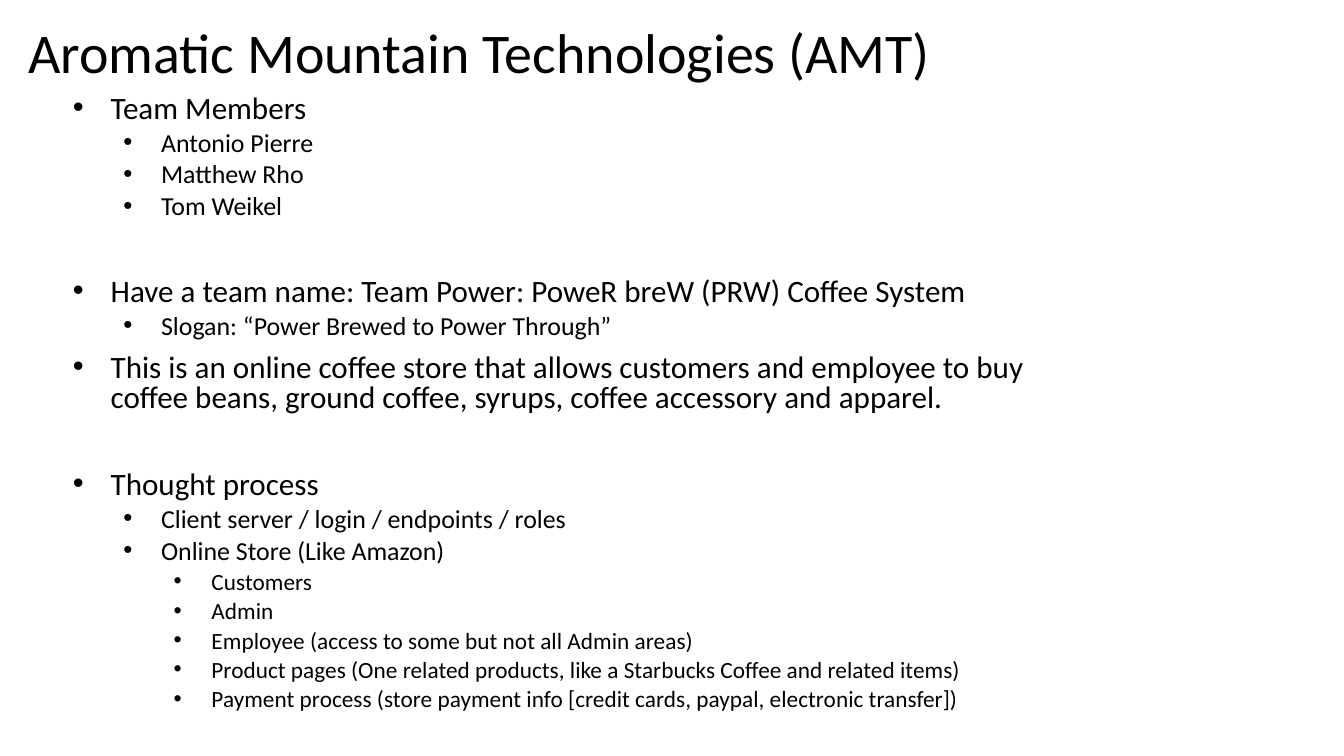
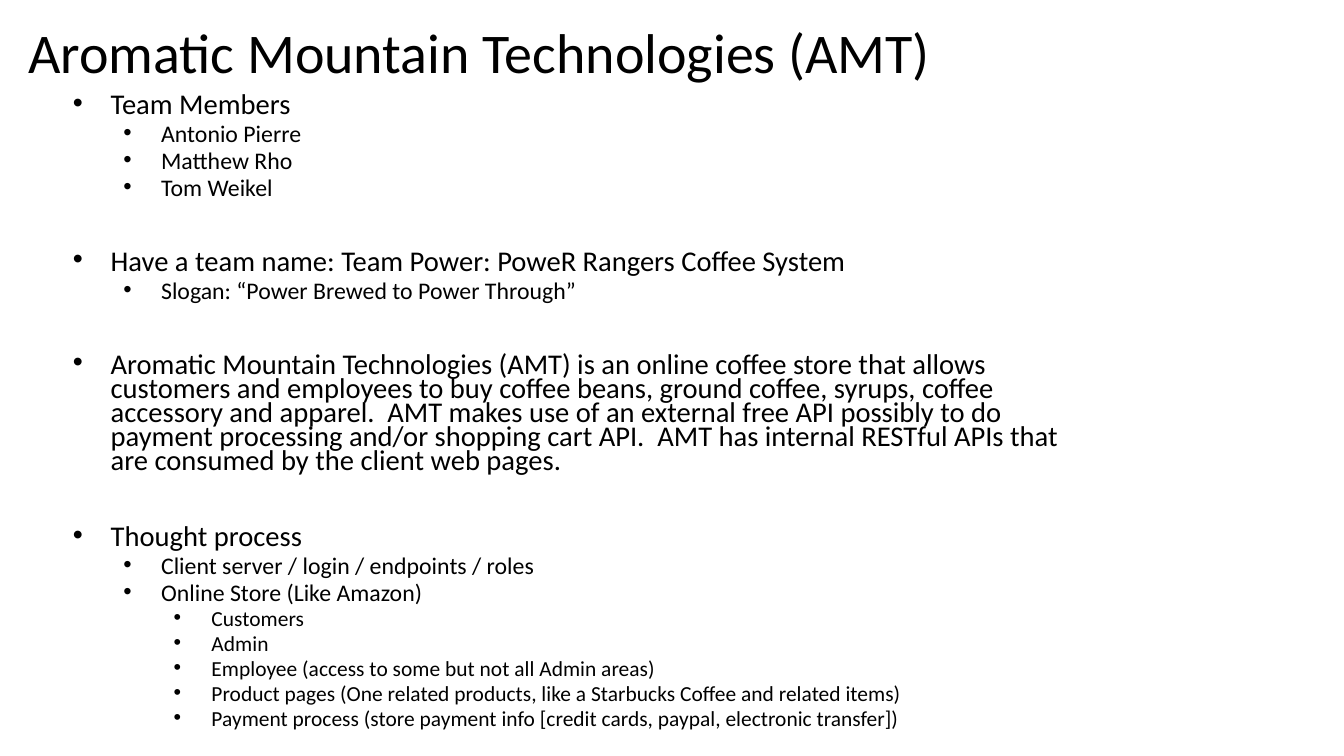
Before and after one commit to tlw8253/Aromatic-Mountain-Technologies-BE, a slide deck: slide 1 of docs/AMT.pptx. Drawn at 1344x756 pixels with LibreOffice and Linux fonts; fonts in the diff are those of the drawing. Boxes give left, top, right and bottom in pixels: in the first picture for what was removed or moved away, otherwise in the second. Text is boxed around its words. In the diff, an @@ line names an element or a change of style, - is before the commit and + after.

```diff
--- a/docs/AMT.pptx
+++ b/docs/AMT.pptx
@@ subtitle at bbox=[111, 94, 901, 730]: size 22.2 to 20.4 pt in "Team Members", "Thought process"; size 18.5 to 17 pt in "Antonio Pierre", "Matthew Rho", "Tom Weikel", "Slogan: “Power Brewed to Power Through”" and 2 more places; size 16.6 to 15.3 pt in "Customers", "Admin", "Employee (access to some but not all ...", "Product pages (One related products, like a ..." and 1 more places; line spacing 0.8 to 0.7 @@
@@ subtitle at bbox=[111, 251, 845, 276]: text changed; size 22.2 to 20.4 pt @@
-• Have a team name: Team Power: PoweR breW (PRW) Coffee System
+• Have a team name: Team Power: PoweR Rangers Coffee System
@@ subtitle at bbox=[111, 353, 1058, 475]: text changed; size 22.2 to 20.4 pt @@
-• This is an online coffee store that allows customers and employee to buy coffee beans, ground coffee, syrups, coffee accessory and apparel.
+• Aromatic Mountain Technologies (AMT) is an online coffee store that allows customers and employees to buy coffee beans, ground coffee, syrups, coffee accessory and apparel. AMT makes use of an external free API possibly to do payment processing and/or shopping cart API. AMT has internal RESTful APIs that are consumed by the client web pages.
```
Also in this commit, not shown: 3 other slides changed, 5 slides removed, 35 other files.
